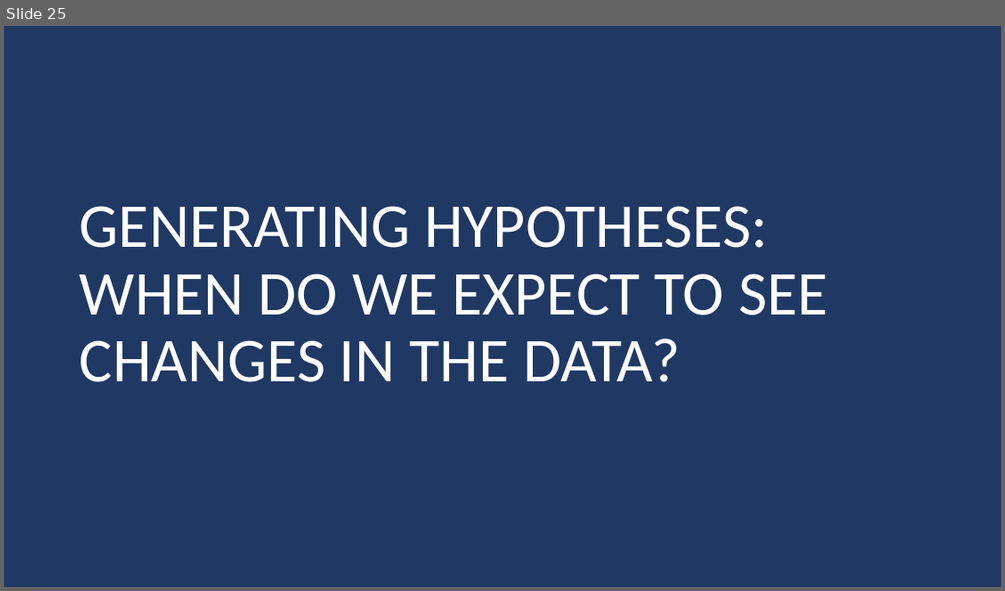
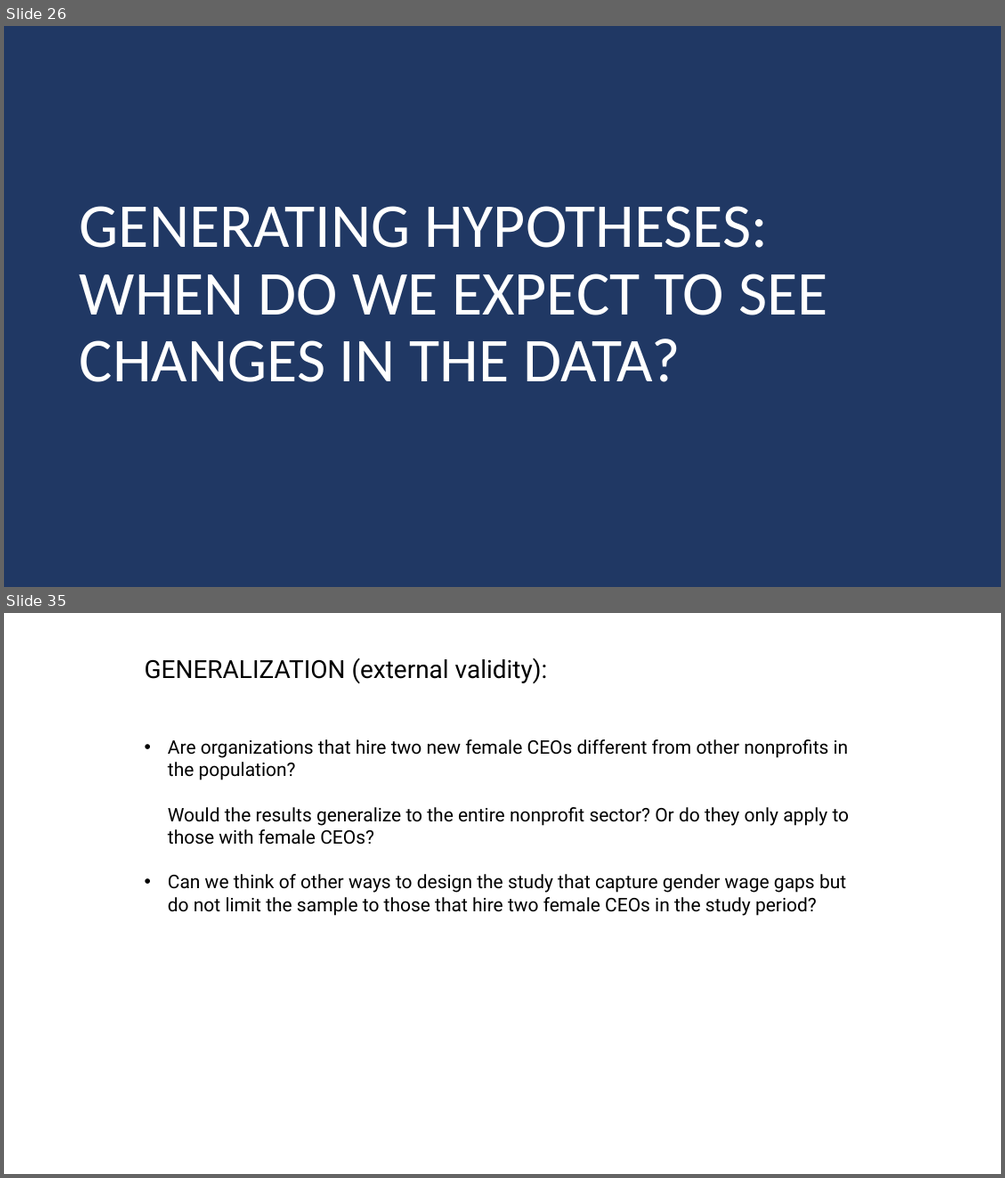
Before and after one commit to DS4PS/cpp-524-sum-2020, a slide deck: lectures/p-04-diagram-your-research-design.pptx. Shown one above the other, each under a label of ours: slide 25 before the commit, slides 26 and 35 after it; the slides between them are not shown. The pictures are 1005x591 and 1005x1178 pixels, drawn with LibreOffice and Linux fonts; fonts in the diff are those of the drawing. Boxes give left, top, right and bottom in pixels: in the first picture for what was removed or moved away, otherwise in the second. Text is boxed around its words. In the diff, an @@ line names an element or a change of style, - is before the commit and + after.

Commit message:
update research design

```diff
--- a/lectures/p-04-diagram-your-research-design.pptx
+++ b/lectures/p-04-diagram-your-research-design.pptx
@@ slide 35 added at [4,613,1001,1174], background #FFFFFF @@
@@ text added at [145,657,850,916], 18 pt, text #000000 @@
+GENERALIZATION (external validity):
+• Are organizations that hire two new female CEOs different from other nonprofits in the population?
+  Would the results generalize to the entire nonprofit sector? Or do they only apply to those with female CEOs?
+• Can we think of other ways to design the study that capture gender wage gaps but do not limit the sample to those that hire two female CEOs in the study period?
@@ what was slide 25 is now slide 26 @@
```
Also in this commit, not shown: 6 slides changed, 11 other slides added.
